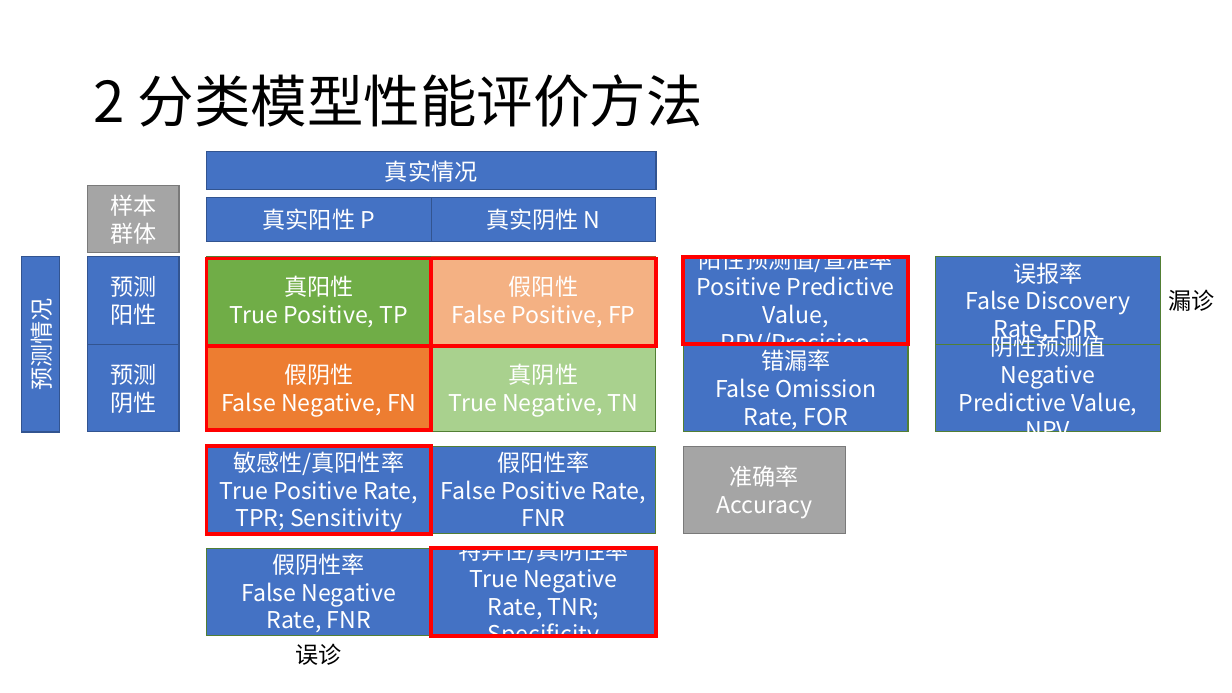
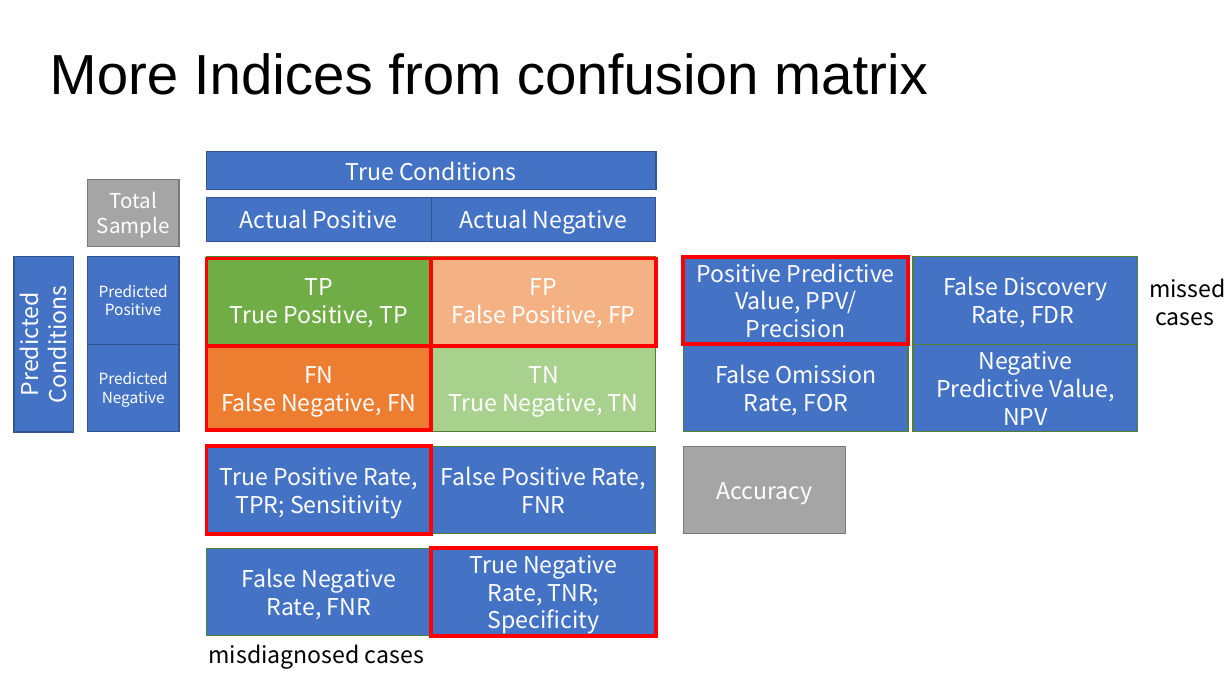
Before and after one commit to fenmeng123/2023_MentalHelath_PredictiveModeling, a slide deck: slide 6 of Supp_3_Slides_for_Model_Evaluation_Indices/Supplemental Slides-Model Evaluation Indices [English].pptx (slide 5 before the commit). Drawn at 1232x693 pixels with LibreOffice and Linux fonts; fonts in the diff are those of the drawing. Boxes give left, top, right and bottom in pixels: in the first picture for what was removed or moved away, otherwise in the second. Text is boxed around its words. In the diff, an @@ line names an element or a change of style, - is before the commit and + after.

```diff
--- a/Supp_3_Slides_for_Model_Evaluation_Indices/Supplemental Slides-Model Evaluation Indices [English].pptx
+++ b/Supp_3_Slides_for_Model_Evaluation_Indices/Supplemental Slides-Model Evaluation Indices [English].pptx
@@ text added at (50,53,928,95), 44 pt, text #000000 @@
+More Indices from confusion matrix
@@ title removed at (94,74,703,127) @@
-2 分类模型性能评价方法
@@ rectangle added at (88,179,179,246), fill #A5A5A5, outline #7A7A7A 1 pt, 16 pt, text #FFFFFF @@
+Total Sample
@@ text in rectangle at (346,161,516,181): text changed @@
-真实情况
+True Conditions
@@ rectangle removed at (88,186,179,252) @@
-样本
-群体
@@ text in rectangle at (240,209,398,229): text changed @@
-真实阳性 P
+Actual Positive
@@ text in rectangle at (460,209,627,234): text changed @@
-真实阴性 N
+Actual Negative
@@ rectangle added at (13,257,73,432), fill #4472C4, outline #325491 1 pt, 18 pt, text #FFFFFF @@
+Predicted Conditions
@@ rectangle removed at (22,257,60,432) @@
-预测情况
@@ text in rectangle at (697,258,895,343): text changed @@
-阳性预测值/查准率
-Positive Predictive Value, PPV/Precision
+Positive Predictive Value, PPV/
+Precision
@@ rectangle "False Discovery Rate, FDR": place and size @@
-rectangle "False Discovery Rate, FDR" at (936,257,1161,345)
+rectangle "False Discovery Rate, FDR" at (913,257,1138,345)
@@ text in rectangle at (1013,262,1082,284): paragraph removed @@
-误报率
@@ text in rectangle at (99,284,168,315): text changed; size 18 to 12 pt @@
-预测
-阳性
+Predicted Positive
@@ text in rectangle at (305,278,333,295): text changed @@
-真阳性
+TP
@@ text in rectangle at (530,278,557,295): text changed @@
-假阳性
+FP
@@ text at (1149,278,1225,326): text changed @@
-漏诊
+missed cases
@@ text in rectangle at (761,349,830,371): paragraph removed @@
-错漏率
@@ rectangle "Negative Predictive Value, NPV": place and size @@
-rectangle "Negative Predictive Value, NPV" at (936,345,1161,433)
+rectangle "Negative Predictive Value, NPV" at (913,345,1138,433)
@@ text in rectangle at (990,332,1105,357): paragraph removed @@
-阴性预测值
@@ text in rectangle at (99,371,168,407): text changed; size 18 to 12 pt @@
-预测
-阴性
+Predicted Negative
@@ text in rectangle at (304,366,333,383): text changed @@
-假阴性
+FN
@@ text in rectangle at (528,366,559,383): text changed @@
-真阴性
+TN
@@ text in rectangle at (233,451,404,475): paragraph removed @@
-敏感性/真阳性率
@@ text in rectangle at (497,451,589,473): paragraph removed @@
-假阳性率
@@ text in rectangle at (730,466,799,487): paragraph removed @@
-准确率
@@ text in rectangle at (458,536,629,565): paragraph removed @@
-特异性/真阴性率
@@ text in rectangle at (273,553,365,575): paragraph removed @@
-假阴性率
@@ text at (209,644,424,669): text changed @@
-误诊
+misdiagnosed cases
```
Also in this commit, not shown: 2 other slides changed, 10 slides added, 9 slides removed, 1 other file.
